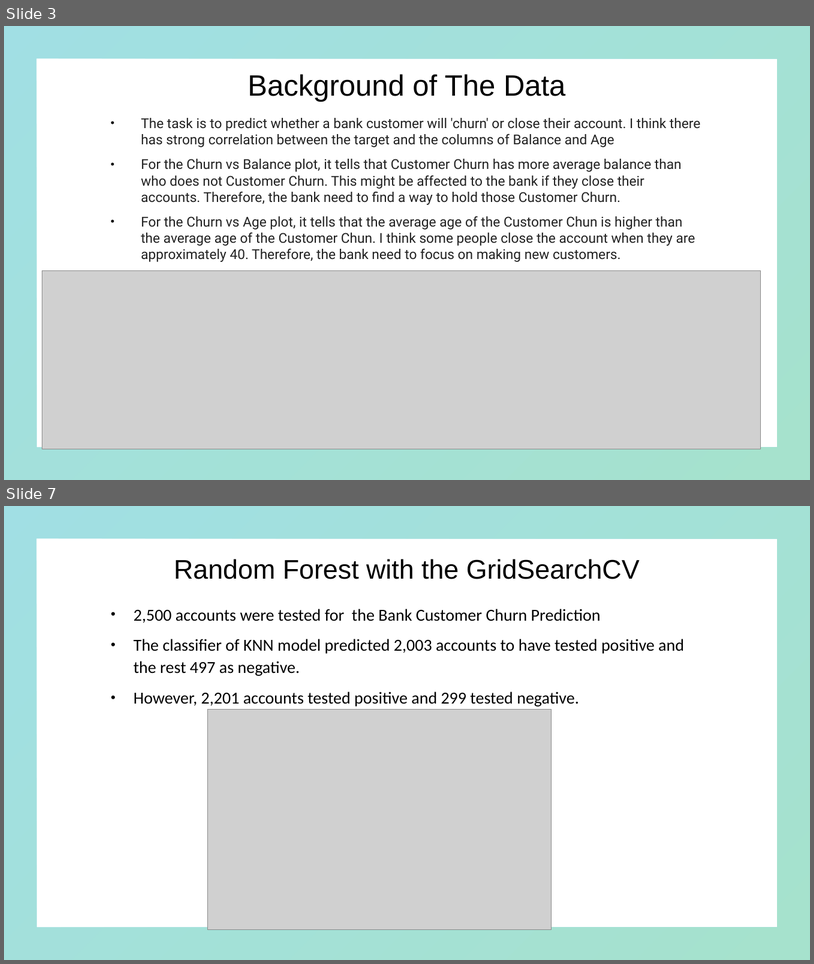
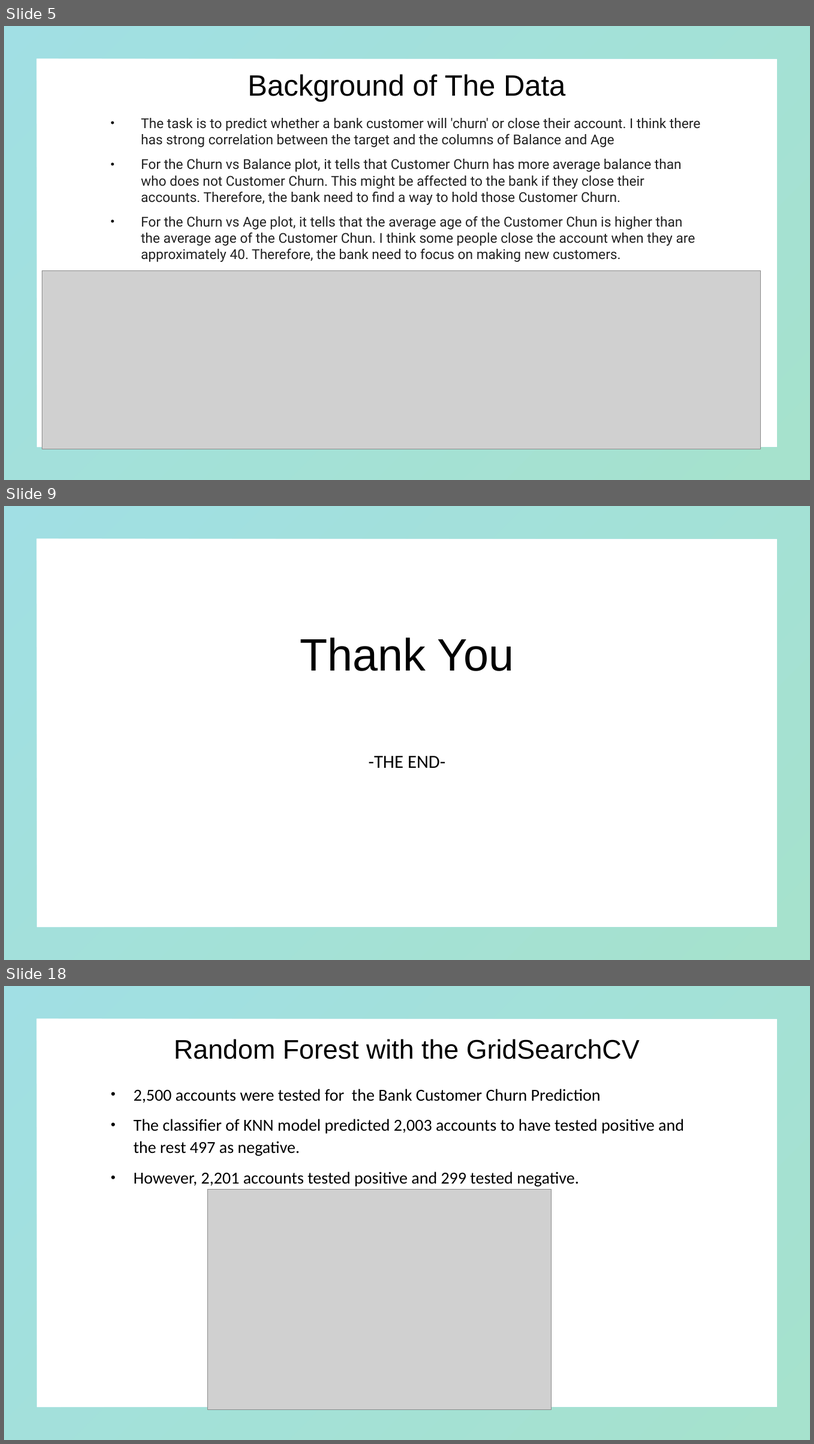
Before and after one commit to youngjin1106/project-2, a slide deck: Project 2 presentation .pptx. Shown one above the other, each under a label of ours: slides 3 and 7 before the commit, slides 5, 9 and 18 after it; the slides between them are not shown. The pictures are 814x964 and 814x1444 pixels, drawn with LibreOffice and Linux fonts; fonts in the diff are those of the drawing; grey boxes stand for pictures; background and template pictures are left out. Boxes give left, top, right and bottom in pixels: in the first picture for what was removed or moved away, otherwise in the second. Text is boxed around its words. In the diff, an @@ line names an element or a change of style, - is before the commit and + after.

```diff
--- a/Project 2 presentation .pptx
+++ b/Project 2 presentation .pptx
@@ slide 9 added at <box>4,506,810,960</box>, background picture (left out); not listed: 1 template element that a slide beside it also shows @@
@@ title added at <box>300,637,515,671</box>, 54 pt, text #000000 @@
+Thank You
@@ subtitle added at <box>369,756,446,768</box>, 22 pt, text #000000 @@
+-THE END-
@@ what was slide 3 is now slide 5 @@
@@ what was slide 7 is now slide 18 @@
```
Also in this commit, not shown: 2 slides changed, 12 other slides added.
